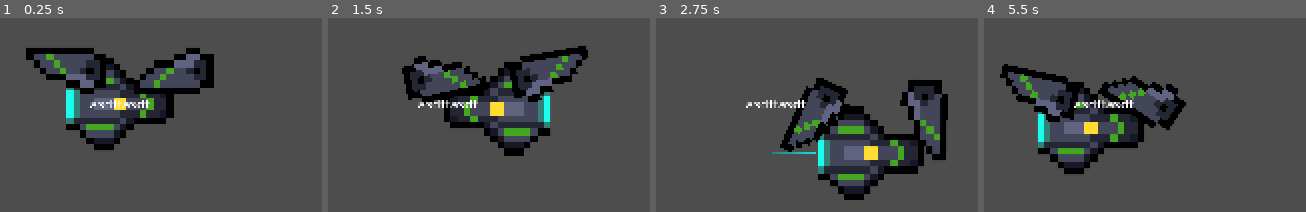
Above: before the commit, frames 1-4 (left to right).
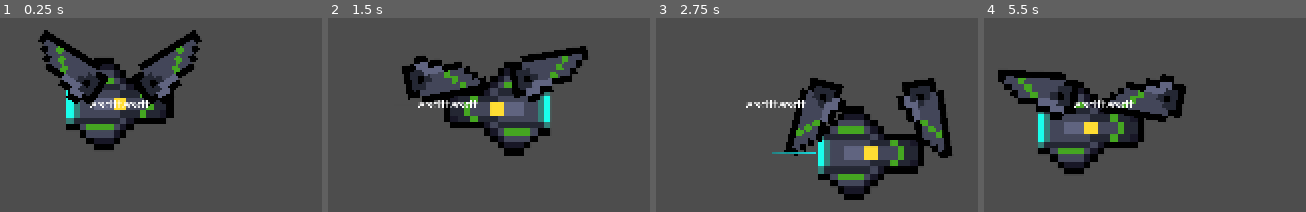
Above: after the commit, the same moments.

Repository: Augrider/Project-Endless
Game: Godot game, scene res://Main.tscn
The game is run twice, just before and just after one commit, with the same random seed, the same clock (stepped at 60 frames per second) and the same inputs.
Inputs (mouse positions are in pixels of both pictures, inside the frame that each line leads up to):
- Up to frame 1 (0.25 s): no input
- Up to frame 2 (1.5 s): tap Enter at 0.5 s; move the mouse to (outside the picture) at 0.52 s; press the mouse at (outside the picture) at 0.53 s; hold D (move_right) 0.53-1.28 s; move the mouse to (outside the picture) at 1.27 s; release the mouse at (outside the picture) at 1.28 s; hold S (move_back) from 1.28 s (still down); click (outside the picture) at 1.35 s
- Up to frame 3 (2.75 s): move the mouse to (outside the picture) at 2.02 s; release S (move_back) at 2.03 s; press the mouse at (outside the picture) at 2.03 s; hold D (move_right) from 2.03 s (still down)
- Up to frame 4 (5.5 s): move the mouse to (outside the picture) at 2.77 s; release D (move_right) at 2.78 s; release the mouse at (outside the picture) at 2.78 s; hold W (move_forward) 2.78-3.53 s; click (outside the picture) at 2.85 s; move the mouse to (outside the picture) at 3.52 s; press the mouse at (outside the picture) at 3.53 s; hold A (move_left) 3.53-5.03 s; move the mouse to (outside the picture) at 4.27 s; release the mouse at (outside the picture) at 4.28 s; click (outside the picture) at 4.35 s; move the mouse to (1183, 103) at 5.02 s; press the mouse at (1183, 103) at 5.03 s; hold S (move_back) from 5.03 s (still down)

The runs differ from the first frame. In frame 1, 8.4% of the frame differs, in the area x 8-67%, y 6-46%; in frame 2, 0.3%; in frame 3, 3.6%; in frame 4, 4.9%.

Commit message:
Real time Player Rotations

Diff:
--- a/Player/Scripts/PlayerFollowLookPoint.gd
+++ b/Player/Scripts/PlayerFollowLookPoint.gd
@@ -3,6 +3,7 @@
 @export var durationMultiplier:float
 
 var currentTween:Tween
+var currentPoint:Vector2
 
 #@export var
 # Called when the node enters the scene tree for the first time.
@@ -10,9 +11,13 @@
 	pass # Replace with function body.
 
 
+func _process(delta: float) -> void:
+	var target = get_target_angle(currentPoint)
+	rotate_towards_angle(target)
+
+
 func _on_input_direction_look_point_changed(value: Vector2) -> void:
-	var target = get_target_angle(value)
-	rotate_towards_angle(target)
+	currentPoint = value
 
 
 func get_target_angle(point:Vector2)->float:
--- a/Player/Scripts/Visuals/PlayerSprite.gd
+++ b/Player/Scripts/Visuals/PlayerSprite.gd
@@ -2,10 +2,13 @@
 
 #TODO: aim, animate, shader effects?
 
+var currentPoint:Vector2
+
+
 # Called every frame. 'delta' is the elapsed time since the previous frame.
-#func _process(delta: float) -> void:
-	#
+func _process(delta: float) -> void:
+	flip_h = (currentPoint.x - global_position.x) < 0
 
 
 func _on_input_direction_look_point_changed(value: Vector2) -> void:
-	flip_h = value.x<0
+	currentPoint = value
